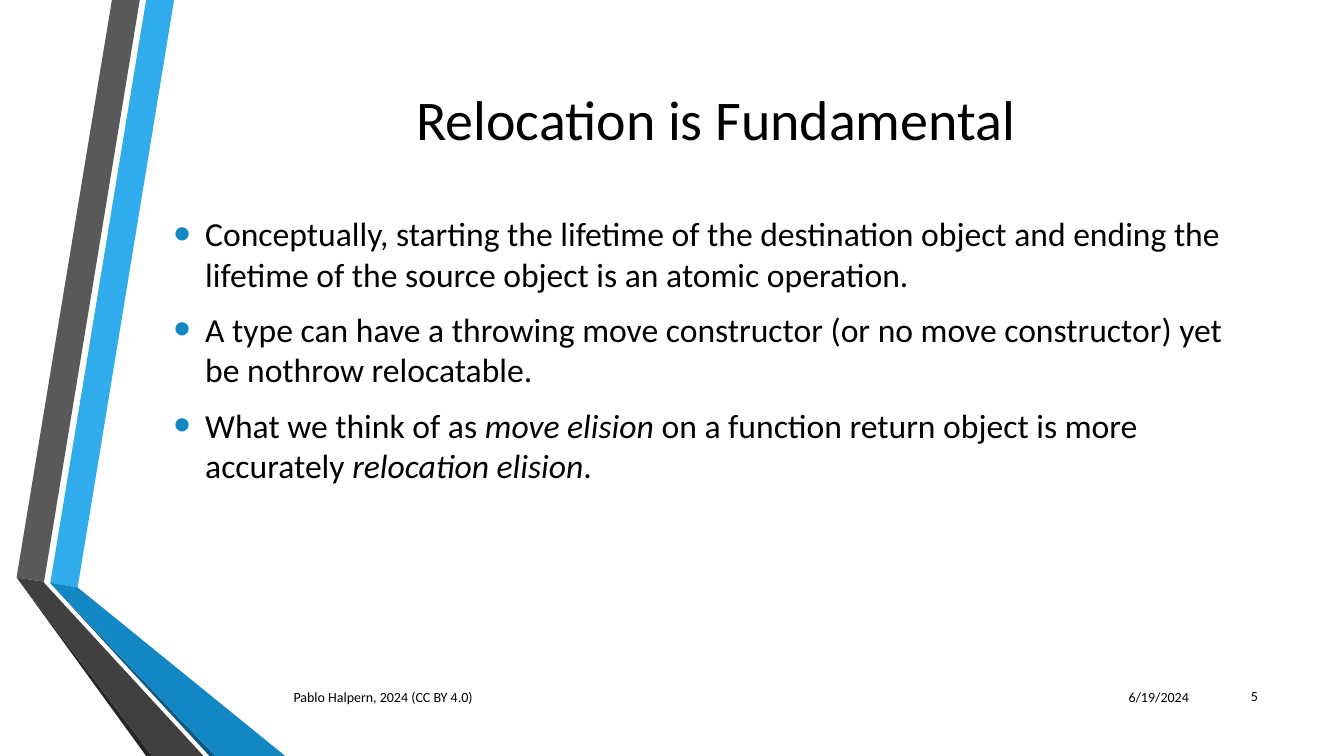
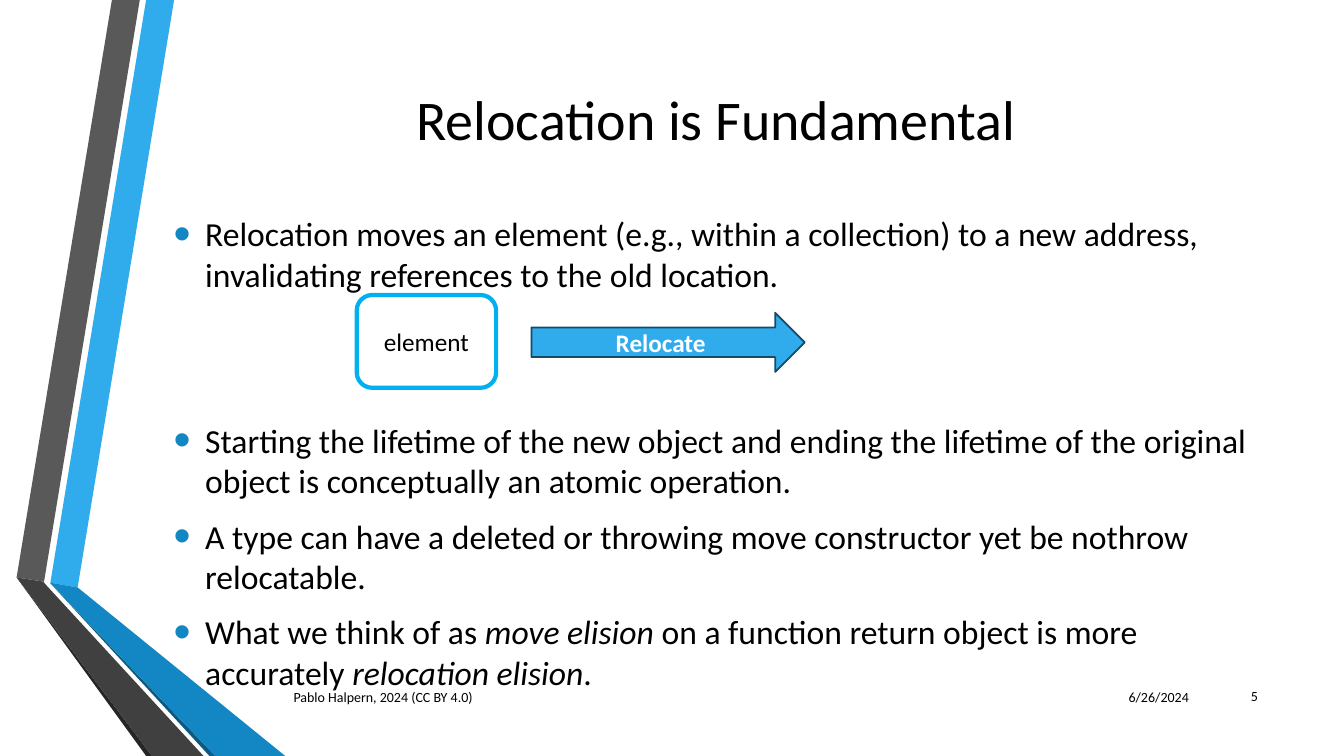
Before and after one commit to phalpern/WG21-halpern, a slide deck: slide 5 of relocate/Trivial Relocation - St. Louis 06-2024.pptx. Drawn at 1344x756 pixels with LibreOffice and Linux fonts; fonts in the diff are those of the drawing; background and template pictures are left out. Boxes give left, top, right and bottom in pixels: in the first picture for what was removed or moved away, otherwise in the second. Text is boxed around its words. In the diff, an @@ line names an element or a change of style, - is before the commit and + after.

```diff
--- a/relocate/Trivial Relocation - St. Louis 06-2024.pptx
+++ b/relocate/Trivial Relocation - St. Louis 06-2024.pptx
@@ text at [205,221,1246,590]: text changed @@
-• Conceptually, starting the lifetime of the destination object and ending the lifetime of the source object is an atomic operation.
-• A type can have a throwing move constructor (or no move constructor) yet be nothrow relocatable.
+• Relocation moves an element (e.g., within a collection) to a new address, invalidating references to the old location.
+• Starting the lifetime of the new object and ending the lifetime of the original object is conceptually an atomic operation.
+• A type can have a deleted or throwing move constructor yet be nothrow relocatable.
@@ rounded rectangle added at [357,295,496,388], fill #FFFFFF, outline #00B0F0 3 pt, 18 pt, text #000000 @@
+element
@@ right arrow added at [531,313,805,372], fill #30ACEC, outline #154B67 1.25 pt, 18 pt, text #FFFFFF, bold @@
+Relocate
@@ text at [1129,692,1189,703]: text changed @@
-6/19/2024
+6/26/2024
```
Also in this commit, not shown: 44 other slides changed.
